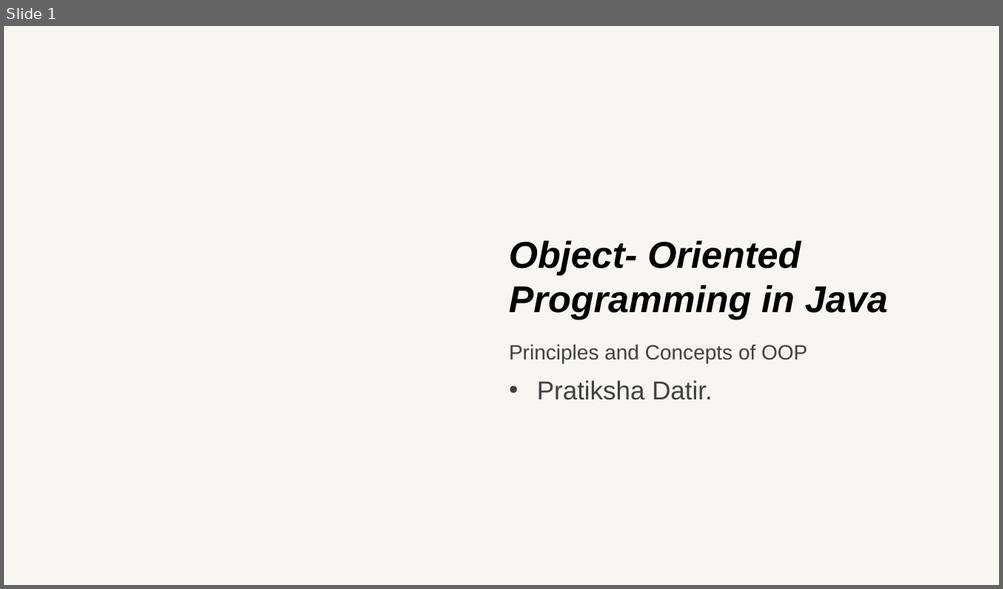
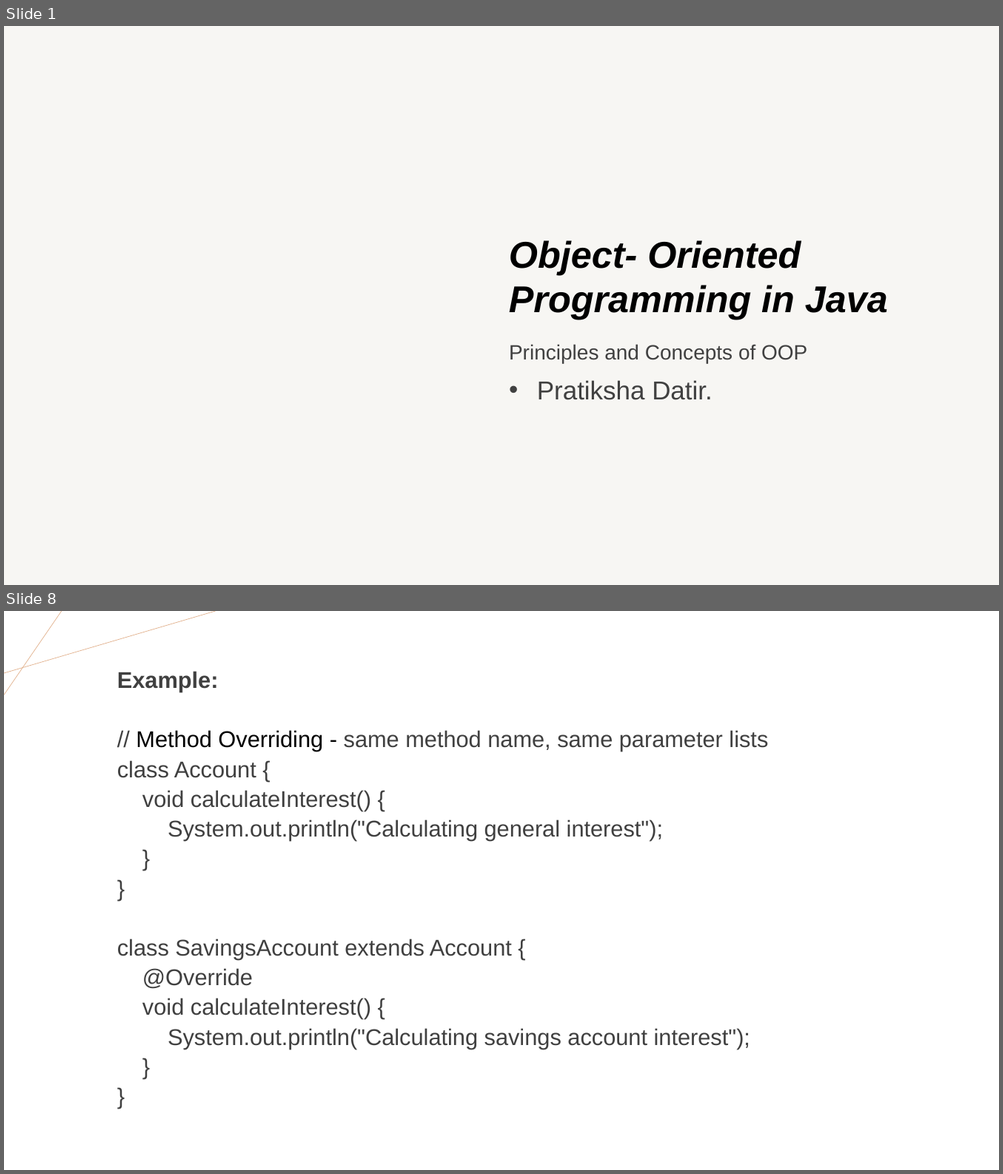
Before and after one commit to PratikshaRDatir/Presentation, a slide deck: Object-Oriented Programming in Java.pptx. Shown one above the other, each under a label of ours: slide 1 before the commit, slides 1 and 8 after it; the slides between them are not shown. The pictures are 1003x589 and 1003x1174 pixels, drawn with LibreOffice and Linux fonts; fonts in the diff are those of the drawing; background and template pictures are left out. Boxes give left, top, right and bottom in pixels: in the first picture for what was removed or moved away, otherwise in the second. Text is boxed around its words. In the diff, an @@ line names an element or a change of style, - is before the commit and + after.

```diff
--- a/Object-Oriented Programming in Java.pptx
+++ b/Object-Oriented Programming in Java.pptx
@@ slide 8 added at box(4, 611, 999, 1170), background #FFFFFF @@
@@ line added from (4, 673) to (215, 611), #E2B18D 0.5 pt @@
@@ line added from (62, 611) to (4, 695), #E2B18D 0.5 pt @@
@@ text added at box(117, 671, 768, 1049), 22 pt, text #404040 @@
+  Example:
+  // Method Overriding - same method name, same parameter lists
+  class Account {
+  void calculateInterest() {
+  System.out.println("Calculating general interest");
+  }
+  }
+  class SavingsAccount extends Account {
+  @Override
+  void calculateInterest() {
+  System.out.println("Calculating savings account interest");
+  }
+  }
```
Also in this commit, not shown: 10 slides changed, 2 other slides added, 1 slide removed.
